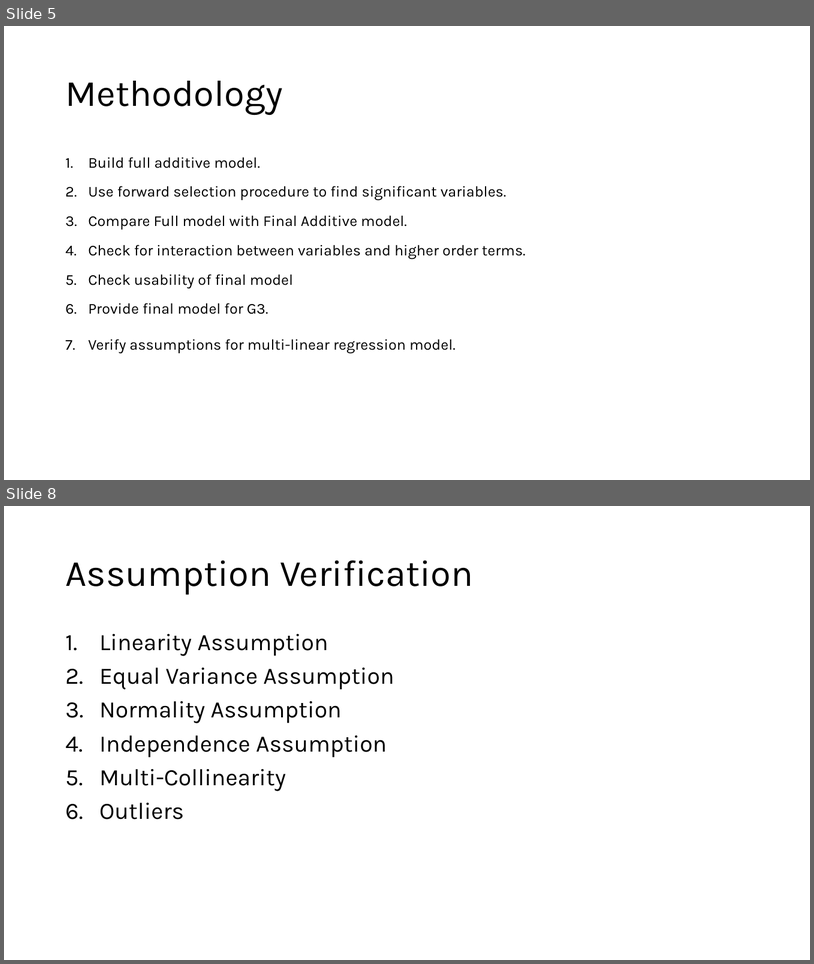
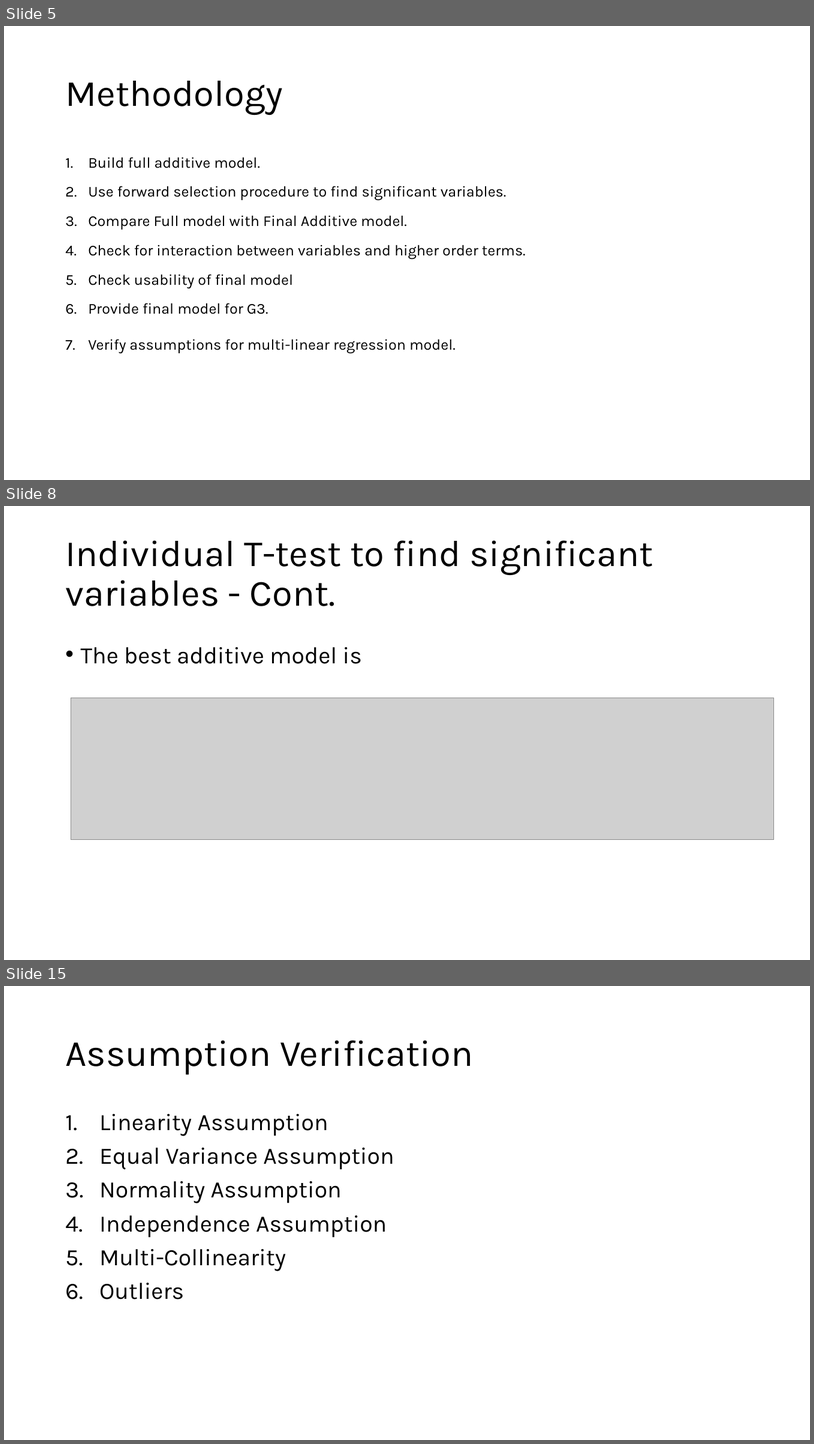
Before and after one commit to prs-sharma9/DATA-603_PROJECT, a slide deck: Final_Presentation.pptx. Shown one above the other, each under a label of ours: slides 5 and 8 before the commit, slides 5, 8 and 15 after it; the slides between them are not shown. The pictures are 814x964 and 814x1444 pixels, drawn with LibreOffice and Linux fonts; fonts in the diff are those of the drawing; grey boxes stand for pictures. Boxes give left, top, right and bottom in pixels: in the first picture for what was removed or moved away, otherwise in the second. Text is boxed around its words. In the diff, an @@ line names an element or a change of style, - is before the commit and + after.

```diff
--- a/Final_Presentation.pptx
+++ b/Final_Presentation.pptx
@@ slide 8 added at [4,506,810,960], background #FFFFFF @@
@@ title added at [65,540,654,606], 44 pt, text #000000 @@
+Individual T-test to find significant variables - Cont.
@@ text added at [81,647,362,664], 28 pt, text #000000 @@
+• The best additive model is
@@ picture added at [71,698,775,840] @@
@@ what was slide 8 is now slide 15 @@
```
Also in this commit, not shown: 1 slide changed, 7 other slides added, 1 slide removed, 1 other file.
